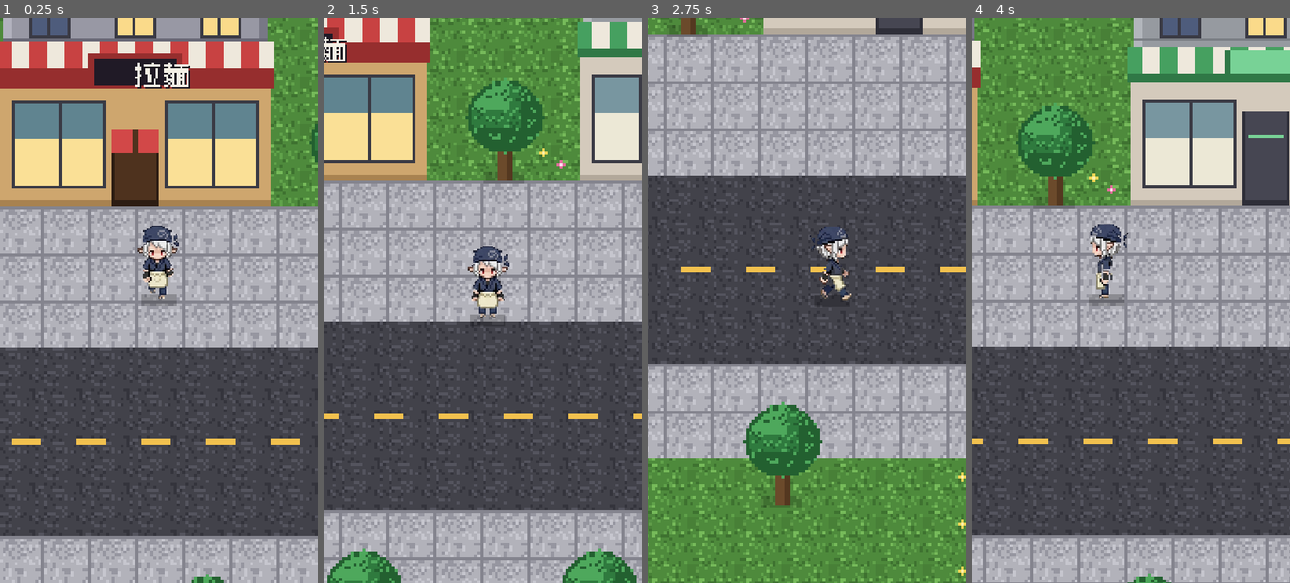
Above: before the commit, frames 1-4 (left to right).
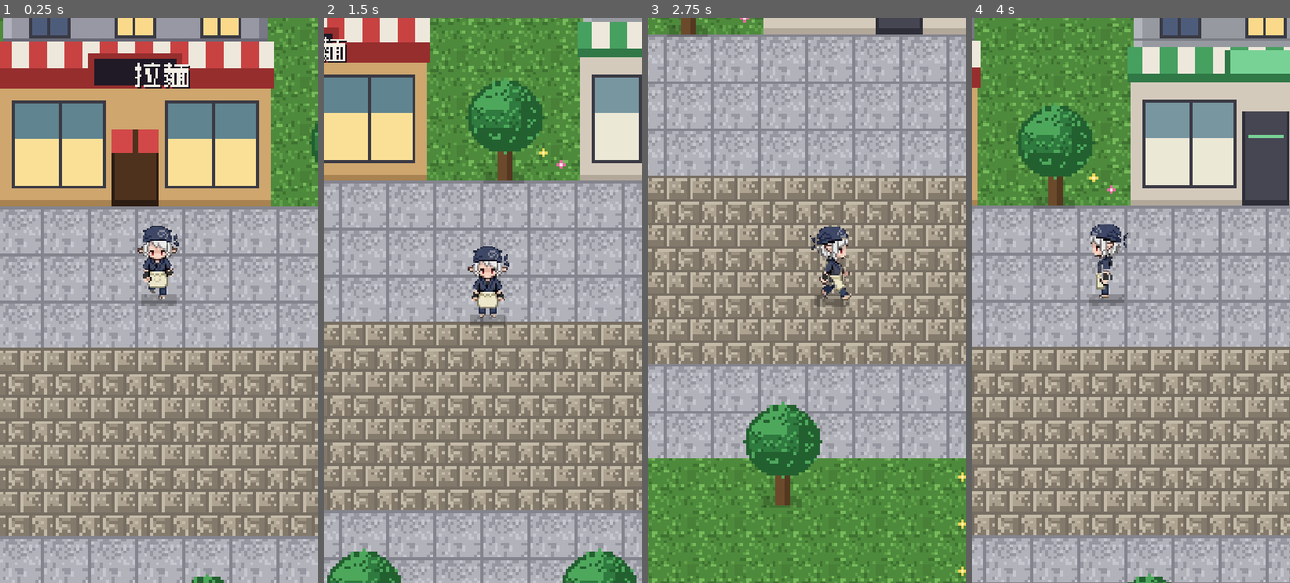
Above: after the commit, the same moments.

Repository: meloalright/ramen-ya
Game: Godot game, scene res://scenes/World.tscn
The game is run twice, just before and just after one commit, with the same random seed, the same clock (stepped at 60 frames per second) and the same inputs.
Inputs (mouse positions are in pixels of both pictures, inside the frame that each line leads up to):
- Up to frame 1 (0.25 s): no input
- Up to frame 2 (1.5 s): tap Enter at 0.5, 1.35 s; move the mouse to (552, 272) at 0.52 s; hold D 0.53-1.28 s; tap M at 0.6 s; click (552, 272) at 0.67 s; tap Space at 0.77 s; move the mouse to (419, 328) at 1.27 s; hold S from 1.28 s (still down)
- Up to frame 3 (2.75 s): tap Space at 1.52 s; move the mouse to (838, 176) at 2.02 s; release S at 2.03 s; hold D from 2.03 s (still down); tap R at 2.1 s
- Up to frame 4 (4 s): move the mouse to (1115, 413) at 2.77 s; release D at 2.78 s; hold W 2.78-3.53 s; tap 0 at 2.85 s; click (1115, 413) at 2.92 s; tap Space at 3.02, 3.77 s; move the mouse to (1226, 385) at 3.52 s; hold A from 3.53 s (still down); tap E at 3.6 s

The runs differ from the first frame. In frame 1, 33% of the frame differs, in the area x 0-100%, y 58-92%; in frame 2, 33%; in frame 3, 32%; in frame 4, 33%.

Commit message:
art: cobblestone street instead of asphalt
It's a small stone-paved street, not a car road: regenerate road.png as a
warm-grey cobblestone (running-bond setts with mortar joints) and drop the
yellow dashed centre line.

Co-Authored-By: Claude Opus 4.8 (1M context) <noreply@anthropic.com>

Diff:
--- a/scripts/World.gd
+++ b/scripts/World.gd
@@ -35,7 +35,6 @@
 var map: Array = []           # MAP_H rows of MAP_W ints
 var door_cell := Vector2i(-1, -1)
 var buildings: Array = []     # {x, ft, tex, ramen} — storefronts along the street
-var street_center_y: float = 0.0
 
 # ---- palette --------------------------------------------------------
 const C_GRASS    := Color("4e8a3c")
@@ -161,9 +160,8 @@
 		map.append(row)
 
 	# --- the commercial street: a horizontal road with sidewalks ---
-	var street_y := 22                       # top row of the asphalt band
-	street_center_y = (street_y + 2) * TILE
-	for y in range(street_y, street_y + 4):  # asphalt
+	var street_y := 22                       # top row of the cobbled street
+	for y in range(street_y, street_y + 4):  # cobblestones
 		for x in MAP_W:
 			map[y][x] = T_ROAD
 	for y in range(street_y - 3, street_y):  # north sidewalk
@@ -370,8 +368,6 @@
 	for ty in range(view.position.y, view.end.y):
 		for tx in range(view.position.x, view.end.x):
 			_draw_ground_tile(tx, ty)
-	# street centre line over the asphalt
-	_draw_street_line(view)
 	# object pass (trees, buildings, player) sorted by Y so things overlap right
 	var objs: Array = []
 	for ty in range(view.position.y, view.end.y):
@@ -506,16 +502,6 @@
 	draw_rect(Rect2(sx * TILE, ft * TILE, 6 * TILE, 4 * TILE), C_WALL)
 
 
-func _draw_street_line(view: Rect2i) -> void:
-	# dashed centre line down the asphalt
-	var y := street_center_y
-	var x := view.position.x * TILE
-	var end := view.end.x * TILE
-	while x < end:
-		draw_rect(Rect2(x, y - 1, 10, 2), C_YELLOW)
-		x += 22
-
-
 func _draw_player() -> void:
 	var w := CHEF_FW / float(CHEF_FH) * PLAYER_H
 	var dst := Rect2(player_pos.x - w / 2.0, player_pos.y - PLAYER_H, w, PLAYER_H)
Binary file changed: assets/world/road.png
Not shown, changed: assets/world/generate.py
